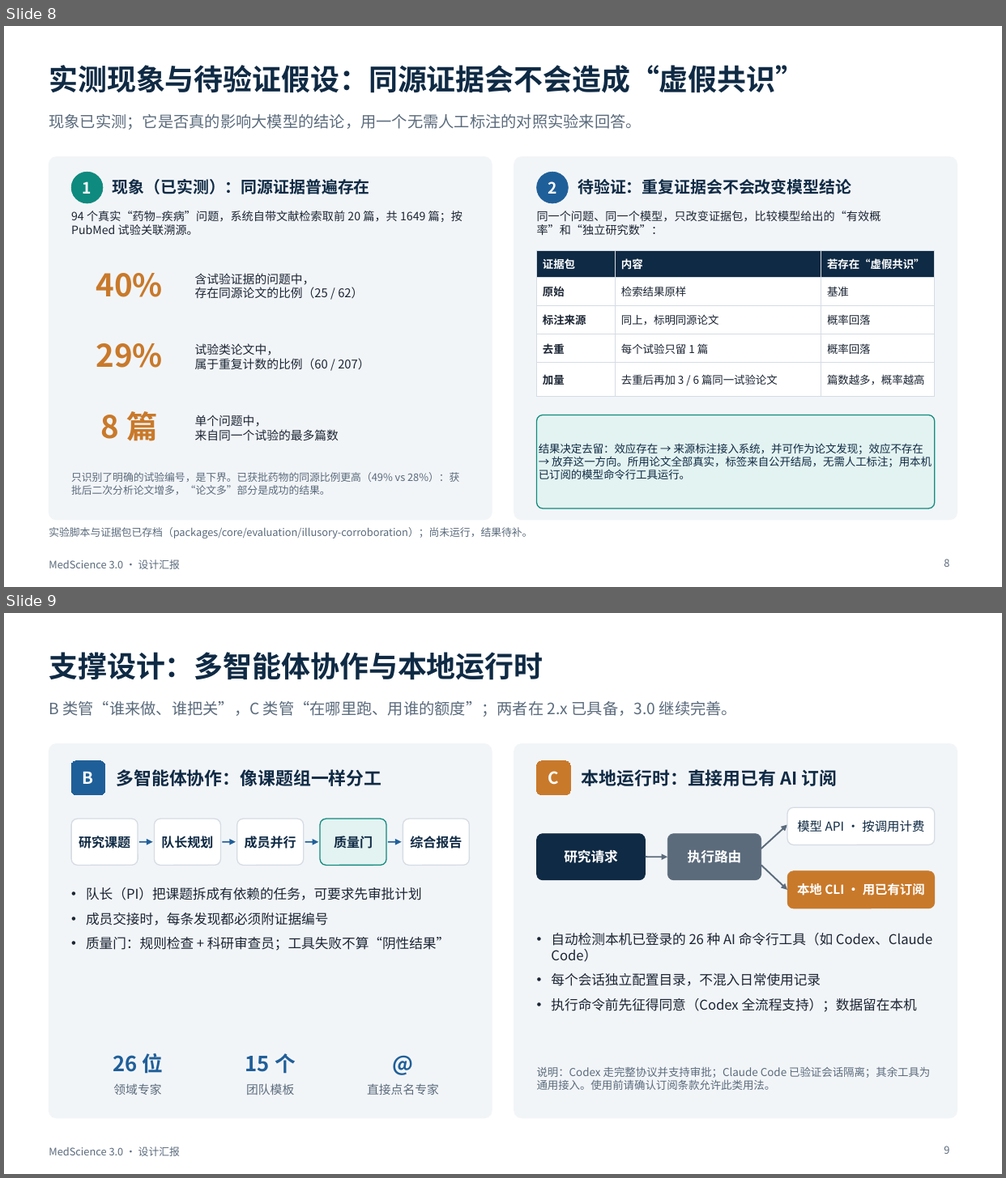
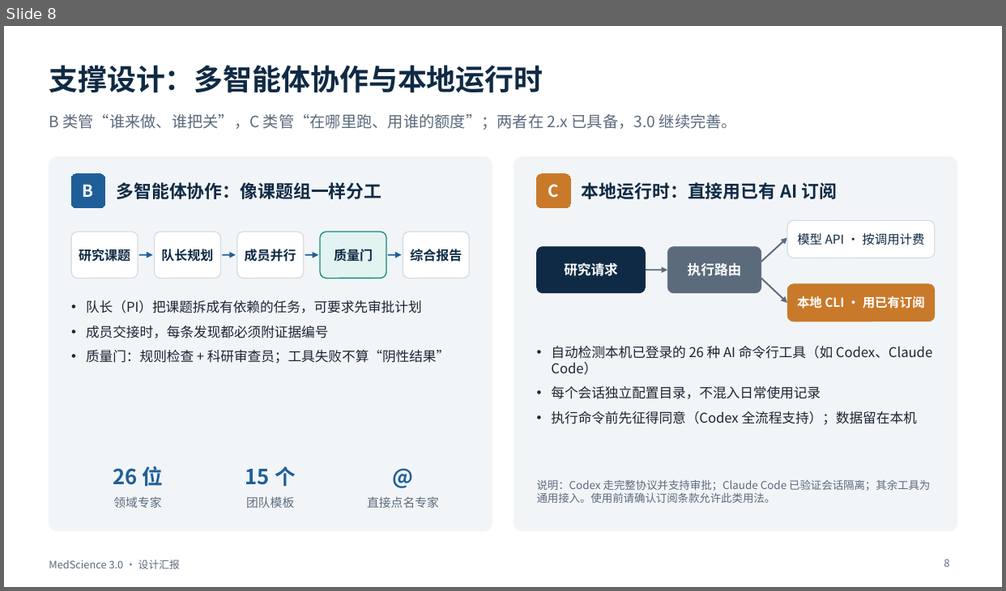
Before and after one commit to BenjaminDuo/MedScience, a slide deck: docs/presentation/MedScience-3.0-设计汇报.pptx. Shown one above the other, each under a label of ours: slides 8 and 9 before the commit, slide 8 after it. The pictures are 1006x1178 and 1006x591 pixels, drawn with LibreOffice and Linux fonts; fonts in the diff are those of the drawing. Boxes give left, top, right and bottom in pixels: in the first picture for what was removed or moved away, otherwise in the second. Text is boxed around its words. In the diff, an @@ line names an element or a change of style, - is before the commit and + after.

```diff
--- a/docs/presentation/MedScience-3.0-设计汇报.pptx
+++ b/docs/presentation/MedScience-3.0-设计汇报.pptx
@@ slide 8 removed at box(4, 26, 1002, 587), background #FFFFFF; not listed: 1 template element that a slide beside it also shows @@
@@ title removed at box(49, 65, 804, 93) @@
-实测现象与待验证假设：同源证据会不会造成“虚假共识”
@@ text removed at box(49, 114, 641, 130) @@
-现象已实测；它是否真的影响大模型的结论，用一个无需人工标注的对照实验来回答。
@@ rounded rectangle removed at box(49, 157, 492, 520) @@
@@ rounded rectangle removed at box(514, 157, 957, 520) @@
@@ ellipse removed at box(71, 172, 103, 203) @@
-1
@@ text removed at box(113, 179, 370, 194) @@
-现象（已实测）：同源证据普遍存在
@@ ellipse removed at box(537, 172, 569, 203) @@
-2
@@ text removed at box(577, 179, 851, 194) @@
-待验证：重复证据会不会改变模型结论
@@ text removed at box(71, 211, 462, 235) @@
-94 个真实“药物–疾病”问题，系统自带文献检索取前 20 篇，共 1649 篇；按 PubMed 试验关联溯源。
@@ text removed at box(537, 211, 881, 235) @@
-同一个问题、同一个模型，只改变证据包，比较模型给出的“有效概率”和“独立研究数”：
@@ table removed at box(537, 250, 936, 388), 5 rows, 3 columns @@
-证据包 | 内容 | 若存在“虚假共识”
-原始 | 检索结果原样 | 基准
-标注来源 | 同上，标明同源论文 | 概率回落
-去重 | 每个试验只留 1 篇 | 概率回落
-加量 | 去重后再加 3 / 6 篇同一试验论文 | 篇数越多，概率越高
@@ text removed at box(96, 273, 163, 297) @@
-40%
@@ text removed at box(195, 273, 363, 298) @@
-含试验证据的问题中，
-存在同源论文的比例（25 / 62）
@@ text removed at box(96, 344, 163, 368) @@
-29%
@@ text removed at box(195, 344, 369, 369) @@
-试验类论文中，
-属于重复计数的比例（60 / 207）
@@ text removed at box(101, 412, 157, 442) @@
-8 篇
@@ text removed at box(195, 415, 339, 441) @@
-单个问题中，
-来自同一个试验的最多篇数
@@ rounded rectangle removed at box(537, 416, 936, 509) @@
-结果决定去留：效应存在 → 来源标注接入系统，并可作为论文发现；效应不存在 → 放弃这一方向。所用论文全部真实，标签来自公开结局，无需人工标注；用本机已订阅的模型命令行工具运行。
@@ text removed at box(71, 472, 459, 495) @@
-只识别了明确的试验编号，是下界。已获批药物的同源比例更高（49% vs 28%）：获批后二次分析论文增多，“论文多”部分是成功的结果。
@@ text removed at box(49, 527, 532, 539) @@
-实验脚本与证据包已存档（packages/core/evaluation/illusory-corroboration）；尚未运行，结果待补。
@@ page number removed at box(944, 559, 949, 567) @@
-8
@@ what was slide 9 is now slide 8 @@
@@ page number at box(944, 559, 949, 567): text changed @@
-9
+8
```
Also in this commit, not shown: 5 slides changed, 1 slide added, 1 other slide removed, 5 other files.
